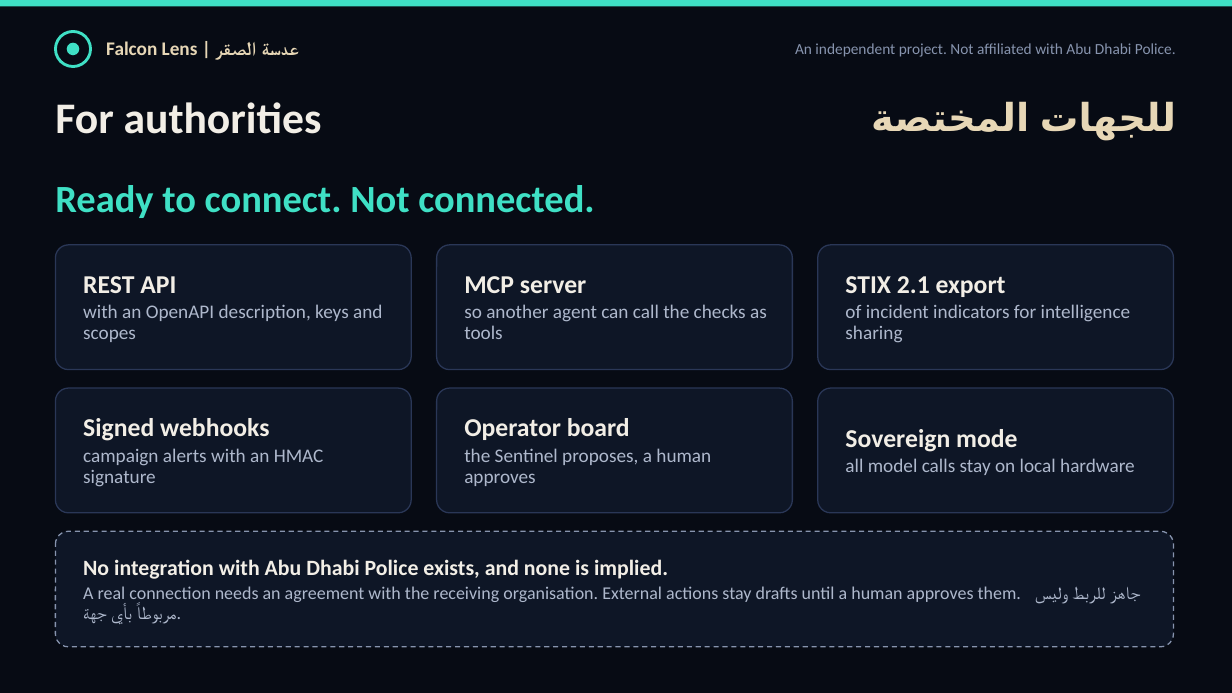
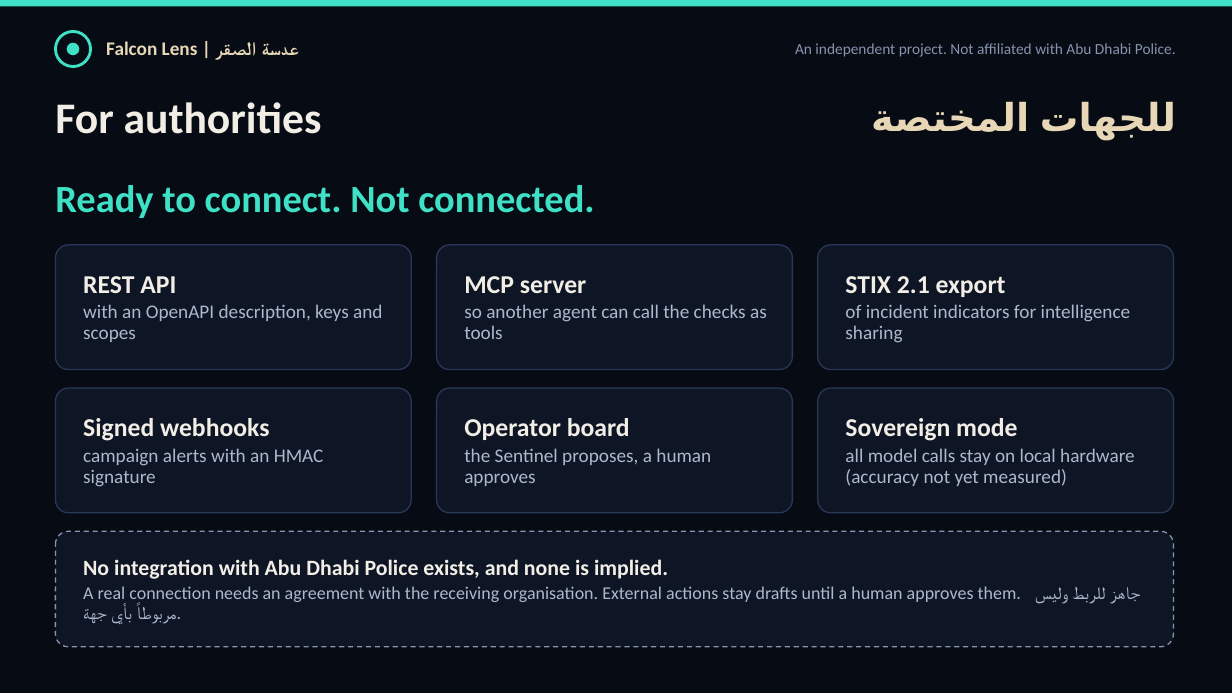
Before and after one commit to Muhammadatef/falcon-lens, a slide deck: slide 8 of submission/FalconLens_ScamShield.pptx. Drawn at 1232x693 pixels with LibreOffice and Linux fonts; fonts in the diff are those of the drawing. Boxes give left, top, right and bottom in pixels: in the first picture for what was removed or moved away, otherwise in the second. Text is boxed around its words. In the diff, an @@ line names an element or a change of style, - is before the commit and + after.

```diff
--- a/submission/FalconLens_ScamShield.pptx
+++ b/submission/FalconLens_ScamShield.pptx
@@ text at <box>845,448,1135,486</box>: text changed @@
-all model calls stay on local hardware
+all model calls stay on local hardware (accuracy not yet measured)
```
Also in this commit, not shown: 4 other slides changed, 6 other files.
